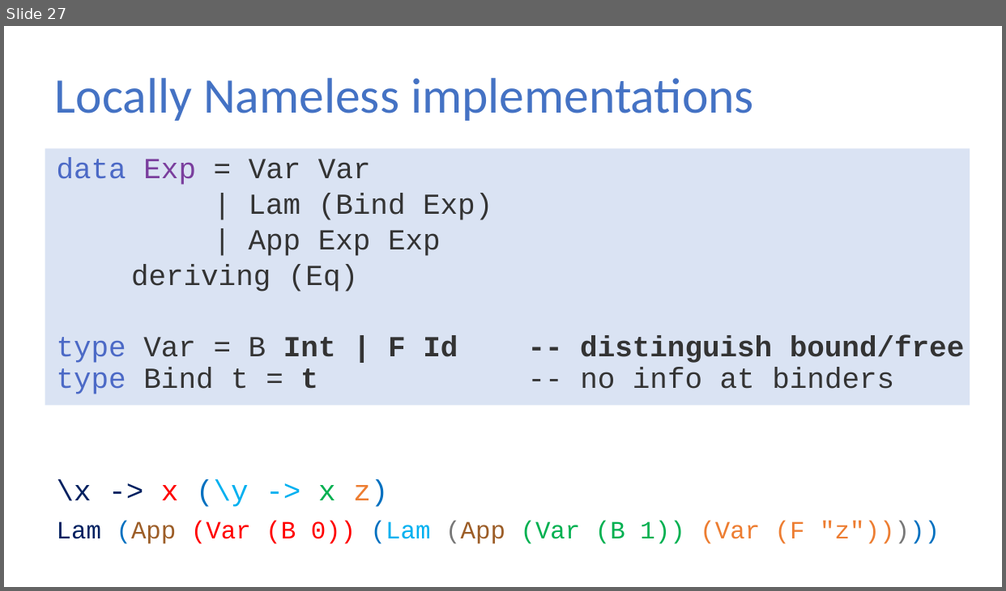
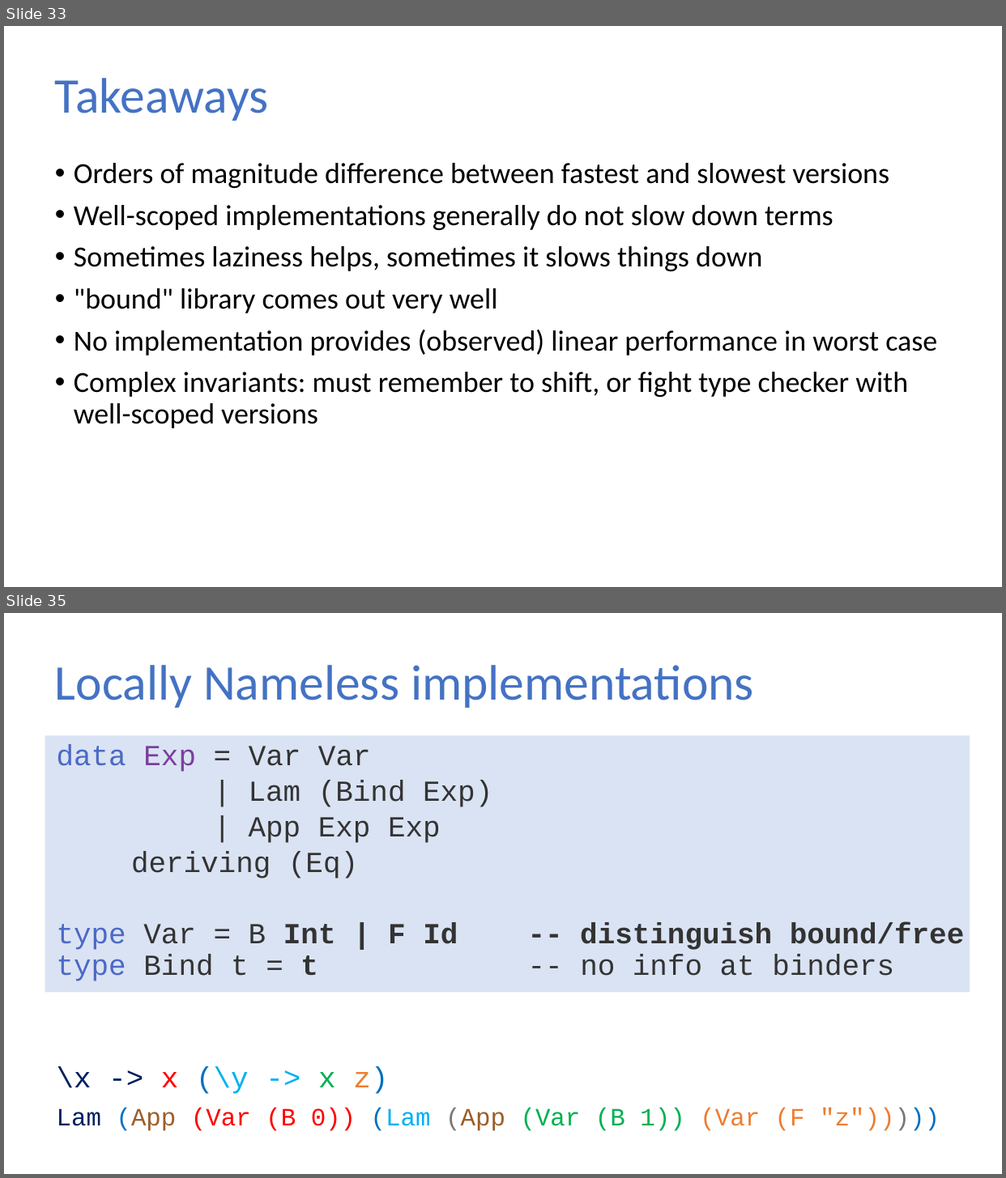
Before and after one commit to sweirich/lambda-n-ways, a slide deck: plclub-2021.pptx. Shown one above the other, each under a label of ours: slide 27 before the commit, slides 33 and 35 after it; the slides between them are not shown. The pictures are 1006x591 and 1006x1178 pixels, drawn with LibreOffice and Linux fonts; fonts in the diff are those of the drawing. Boxes give left, top, right and bottom in pixels: in the first picture for what was removed or moved away, otherwise in the second. Text is boxed around its words. In the diff, an @@ line names an element or a change of style, - is before the commit and + after.

```diff
--- a/plclub-2021.pptx
+++ b/plclub-2021.pptx
@@ slide 33 added at [4,26,1002,587], background #FFFFFF @@
@@ title added at [55,78,269,121], 36 pt, text #4472C4 @@
+Takeaways
@@ text added at [74,163,937,429], 21 pt, text #000000 @@
+• Orders of magnitude difference between fastest and slowest versions
+• Well-scoped implementations generally do not slow down terms
+• Sometimes laziness helps, sometimes it slows things down
+• "bound" library comes out very well
+• No implementation provides (observed) linear performance in worst case
+• Complex invariants: must remember to shift, or fight type checker with well-scoped versions
@@ what was slide 27 is now slide 35 @@
```
Also in this commit, not shown: 10 slides changed, 13 other slides added, 24 other files.
